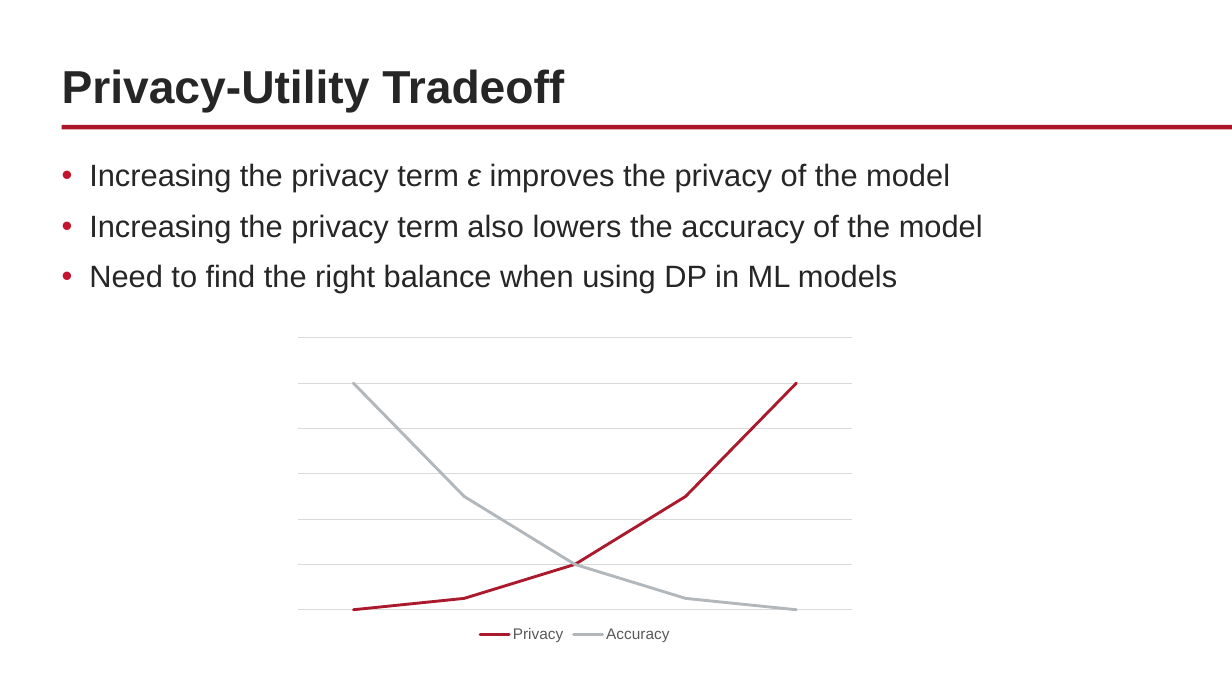
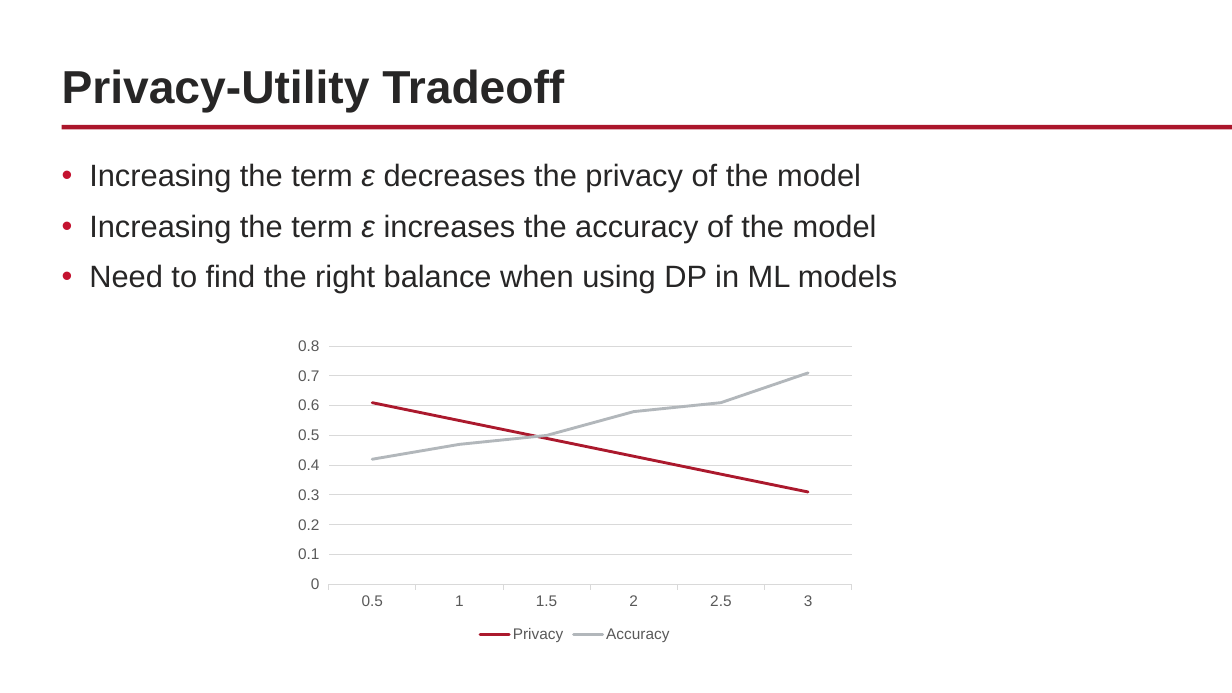
Before and after one commit to WPI-LIONS-Group/NAIRR-Workshops, a slide deck: slide 26 of 2.2/2.2 NAIRR Workshop.pptx (slide 17 before the commit). Drawn at 1232x693 pixels with LibreOffice and Linux fonts; fonts in the diff are those of the drawing; background and template pictures are left out. Boxes give left, top, right and bottom in pixels: in the first picture for what was removed or moved away, otherwise in the second. Text is boxed around its words. In the diff, an @@ line names an element or a change of style, - is before the commit and + after.

```diff
--- a/2.2/2.2 NAIRR Workshop.pptx
+++ b/2.2/2.2 NAIRR Workshop.pptx
@@ text at [89, 163, 877, 242]: text changed @@
-• Increasing the privacy term ε improves the privacy of the model
-• Increasing the privacy term also lowers the accuracy of the model
+• Increasing the term ε decreases the privacy of the model
+• Increasing the term ε increases the accuracy of the model
@@ line chart at [287, 332, 863, 647] @@
-categories: 1, 2, 3, 4
+categories: 0.5, 1, 1.5, 2, 2.5, 3
-Privacy: 0, 5, 20, 50, 100
+Privacy: 0.61, 0.55, 0.49, 0.43, 0.37, 0.31
-Accuracy: 100, 50, 20, 5, 0
+Accuracy: 0.42, 0.47, 0.5, 0.58, 0.61, 0.71
@@ category axis changed @@
@@ value axis changed @@
```
Also in this commit, not shown: 7 other slides changed, 34 slides added, 9 slides removed, 2 other files.
